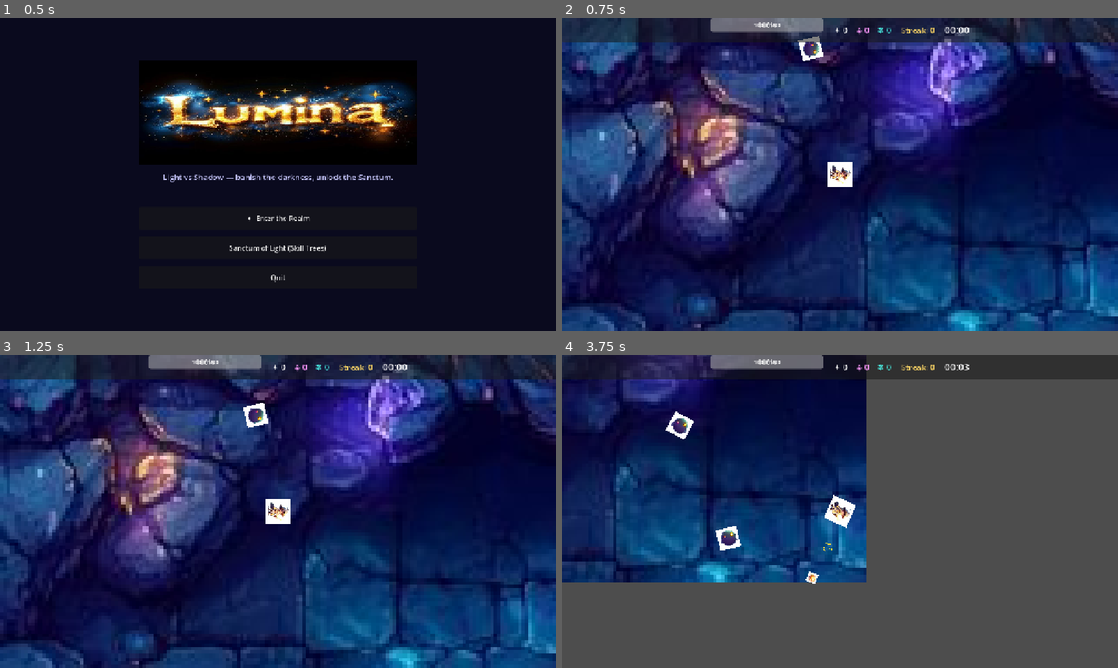
Above: before the commit, frames 1-4 (two rows, left to right).
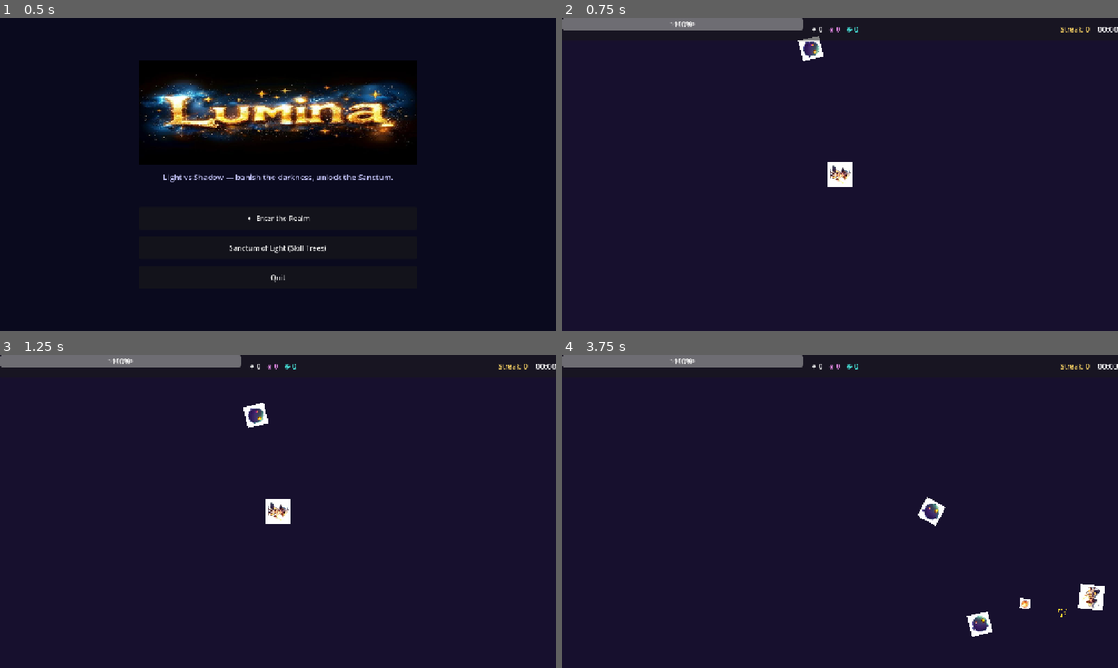
Above: after the commit, the same moments.

Repository: LuisPCFialho/triad-game
Game: Godot game, scene res://scenes/ui/MainMenu.tscn
Two runs of this game, one before a commit and one after it. Both use one fixed random seed, a clock stepped at 60 frames per second and the inputs below.
Inputs (mouse positions are in pixels of both pictures, inside the frame that each line leads up to):
- Up to frame 1 (0.5 s): no input
- Up to frame 2 (0.75 s): click "✦ Enter the Realm" at 0.5 s
- Up to frame 3 (1.25 s): no input
- Up to frame 4 (3.75 s): move the mouse to (962, 495) at 1.27 s; hold D (move_right) 1.28-2.03 s; tap Space (dash) at 1.35, 2.85 s; move the mouse to (728, 527) at 2.02 s; hold S (move_down) 2.03-2.78 s; click (728, 527) at 2.1 s; move the mouse to (895, 442) at 2.77 s; hold D (move_right) 2.78-3.53 s; move the mouse to (812, 574) at 3.52 s; hold W (move_up) from 3.53 s (still down); click (812, 574) at 3.6 s

Frame 1 is identical in both runs. In frame 2, 65% of the frame differs, in the area x 0-100%, y 0-100%; in frame 3, 65%; in frame 4, 87%.

Commit message:
fix: grey screen + HUD overlap + camera placement
- Background color set to dark purple in project.godot
- Arena replaced tiled sprite with solid ColorRect (always renders)
- Camera2D moved from Player to Main.tscn at fixed center (640,360)
- HUD HBox given proper layout_mode+size_flags so labels don't overlap
- Main.gd registers Camera2D with ScreenShake group on ready

Diff:
--- a/project.godot
+++ b/project.godot
@@ -93,3 +93,4 @@
 textures/canvas_textures/default_texture_filter=0
 renderer/rendering_method="gl_compatibility"
 renderer/rendering_method.mobile="gl_compatibility"
+environment/defaults/default_clear_color=Color(0.06, 0.04, 0.14, 1)
--- a/scenes/Main.gd
+++ b/scenes/Main.gd
@@ -2,6 +2,7 @@
 
 
 func _ready() -> void:
+	$Camera2D.add_to_group("main_camera")
 	Game.reset_run()
 	if not Signals.game_over.is_connected(_on_game_over):
 		Signals.game_over.connect(_on_game_over)
--- a/scenes/Main.tscn
+++ b/scenes/Main.tscn
@@ -14,6 +14,9 @@
 [node name="Main" type="Node2D"]
 script = ExtResource("1_script")
 
+[node name="Camera2D" type="Camera2D" parent="."]
+position = Vector2(640, 360)
+
 [node name="Arena" parent="." instance=ExtResource("2_arena")]
 
 [node name="Player" parent="." instance=ExtResource("3_player")]
--- a/scenes/player/Player.gd
+++ b/scenes/player/Player.gd
@@ -39,7 +39,6 @@
 
 func _ready() -> void:
 	add_to_group("player")
-	$Camera2D.add_to_group("main_camera")
 	_apply_skills()
 	hp = MAX_HP
 	shoot_cooldown.wait_time = shoot_interval
--- a/scenes/player/Player.tscn
+++ b/scenes/player/Player.tscn
@@ -40,10 +40,6 @@
 stream = ExtResource("4_shoot_sfx")
 volume_db = -6.0
 
-[node name="Camera2D" type="Camera2D" parent="."]
-position = Vector2(0, 0)
-zoom = Vector2(1, 1)
-
 [connection signal="timeout" from="ShootCooldown" to="." method="_on_shoot_cooldown_timeout"]
 [connection signal="timeout" from="DashCooldown" to="." method="_on_dash_cooldown_timeout"]
 [connection signal="timeout" from="InvulnTimer" to="." method="_on_invuln_timer_timeout"]
--- a/scenes/ui/HUD.tscn
+++ b/scenes/ui/HUD.tscn
@@ -6,18 +6,25 @@
 script = ExtResource("1_script")
 
 [node name="Panel" type="PanelContainer" parent="."]
-offset_left = 0.0
-offset_top = 0.0
-offset_right = 1280.0
-offset_bottom = 56.0
-modulate = Color(1, 1, 1, 0.92)
+layout_mode = 1
+anchors_preset = 3
+anchor_left = 0.0
+anchor_top = 0.0
+anchor_right = 1.0
+anchor_bottom = 0.0
+offset_bottom = 52.0
+grow_horizontal = 2
+grow_vertical = 1
+modulate = Color(1, 1, 1, 0.93)
 
 [node name="HBox" type="HBoxContainer" parent="Panel"]
-theme_override_constants/separation = 24
-alignment = 1
+layout_mode = 2
+size_flags_horizontal = 3
+theme_override_constants/separation = 18
 
 [node name="HPBar" type="ProgressBar" parent="Panel/HBox"]
-custom_minimum_size = Vector2(260, 32)
+custom_minimum_size = Vector2(220, 28)
+size_flags_horizontal = 3
 max_value = 100.0
 value = 100.0
 
@@ -28,44 +35,51 @@
 anchor_bottom = 1.0
 grow_horizontal = 2
 grow_vertical = 2
-theme_override_font_sizes/font_size = 14
+theme_override_font_sizes/font_size = 13
 text = "100 / 100"
 horizontal_alignment = 1
 vertical_alignment = 1
 
 [node name="Currencies" type="HBoxContainer" parent="Panel/HBox"]
-theme_override_constants/separation = 20
+size_flags_horizontal = 3
+theme_override_constants/separation = 14
 
 [node name="Sparks" type="Label" parent="Panel/HBox/Currencies"]
 theme_override_colors/font_color = Color(0.95, 0.95, 0.95, 1)
-theme_override_font_sizes/font_size = 18
+theme_override_font_sizes/font_size = 16
 text = "✦ 0"
 
 [node name="Prisms" type="Label" parent="Panel/HBox/Currencies"]
 theme_override_colors/font_color = Color(1, 0.6, 1, 1)
-theme_override_font_sizes/font_size = 18
+theme_override_font_sizes/font_size = 16
 text = "◈ 0"
 
 [node name="Crystals" type="Label" parent="Panel/HBox/Currencies"]
 theme_override_colors/font_color = Color(0.3, 1.0, 0.95, 1)
-theme_override_font_sizes/font_size = 18
+theme_override_font_sizes/font_size = 16
 text = "❋ 0"
 
 [node name="Streak" type="Label" parent="Panel/HBox"]
 theme_override_colors/font_color = Color(1, 0.85, 0.4, 1)
-theme_override_font_sizes/font_size = 18
+theme_override_font_sizes/font_size = 16
 text = "Streak: 0"
 
 [node name="Timer" type="Label" parent="Panel/HBox"]
-theme_override_font_sizes/font_size = 22
+theme_override_font_sizes/font_size = 18
 text = "00:00"
 
 [node name="Toast" type="Label" parent="."]
-offset_left = 490.0
-offset_top = 120.0
-offset_right = 790.0
-offset_bottom = 165.0
+layout_mode = 1
+anchors_preset = 5
+anchor_left = 0.5
+anchor_top = 0.0
+anchor_right = 0.5
+anchor_bottom = 0.0
+offset_left = -150.0
+offset_top = 100.0
+offset_right = 150.0
+offset_bottom = 145.0
 theme_override_colors/font_color = Color(1.0, 0.95, 0.4, 1)
-theme_override_font_sizes/font_size = 30
+theme_override_font_sizes/font_size = 28
 text = ""
 horizontal_alignment = 1
--- a/scenes/world/Arena.tscn
+++ b/scenes/world/Arena.tscn
@@ -1,6 +1,4 @@
-[gd_scene load_steps=4 format=3 uid="uid://barena0000001"]
-
-[ext_resource type="Texture2D" path="res://assets/sprites/tiles/crystal_floor.png" id="1_floor"]
+[gd_scene load_steps=3 format=3 uid="uid://barena0000001"]
 
 [sub_resource type="RectangleShape2D" id="RectangleShape2D_h"]
 size = Vector2(1920, 40)
@@ -10,13 +8,19 @@
 
 [node name="Arena" type="Node2D"]
 
-[node name="Background" type="Sprite2D" parent="."]
-texture_repeat = 2
-position = Vector2(640, 360)
-scale = Vector2(8, 8)
-texture = ExtResource("1_floor")
-region_enabled = true
-region_rect = Rect2(0, 0, 160, 90)
+[node name="Background" type="ColorRect" parent="."]
+offset_left = 0.0
+offset_top = 0.0
+offset_right = 1280.0
+offset_bottom = 720.0
+color = Color(0.07, 0.05, 0.15, 1)
+
+[node name="GridOverlay" type="ColorRect" parent="."]
+offset_left = 0.0
+offset_top = 0.0
+offset_right = 1280.0
+offset_bottom = 720.0
+color = Color(0.12, 0.08, 0.22, 0.45)
 
 [node name="Walls" type="Node2D" parent="."]
 
Not shown, changed: assets/sprites/ui/logo_lumina.png.import
Not shown, added: autoload/ScreenShake.gd.uid
